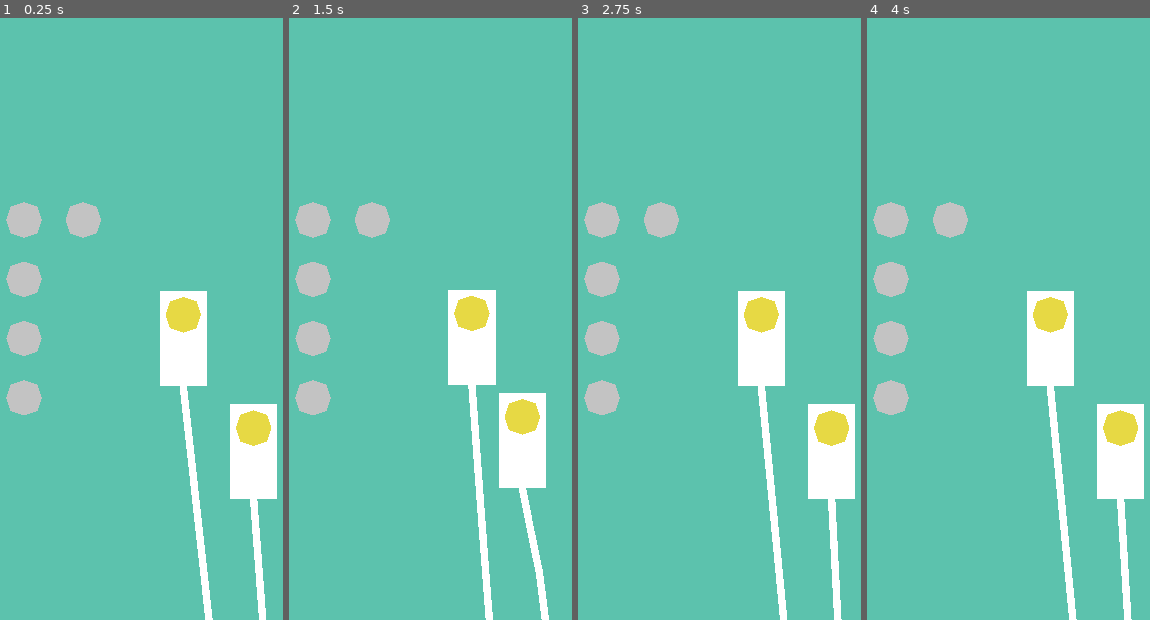
Above: before the commit, frames 1-4 (left to right).
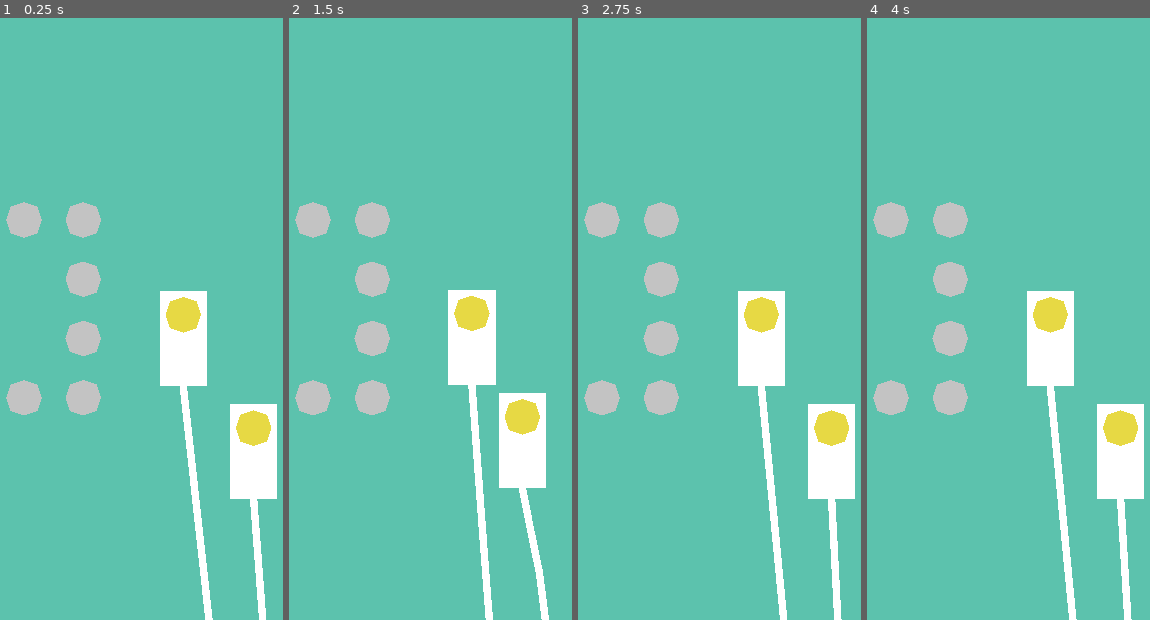
Above: after the commit, the same moments.

Repository: unSAME-Studio/ProjectOutlet
Game: Godot game, scene res://scenes/Main.tscn
Same seed, same stepped clock (60 frames per second), same inputs: the game is played once before the commit and once after it.
Inputs (mouse positions are in pixels of both pictures, inside the frame that each line leads up to):
- Up to frame 1 (0.25 s): no input
- Up to frame 2 (1.5 s): tap Enter at 0.5 s; drag from (472, 337) to (393, 42) at 0.52 s; drag from (543, 451) to (467, 319) at 1.27 s
- Up to frame 3 (2.75 s): move the mouse to (682, 42) at 2.02 s; press the mouse at (682, 42) at 2.03 s
- Up to frame 4 (4 s): release the mouse at (971, 42) at 2.75 s; drag from (outside the picture) to (1121, 451) at 2.77 s; tap Space at 3.5 s; move the mouse to (1130, 337) at 3.52 s; press the mouse at (1130, 337) at 3.53 s

The runs differ from the first frame. In frame 1, 2.8% of the frame differs, in the area x 2-36%, y 40-66%; in frame 2, 2.8%; in frame 3, 2.8%; in frame 4, 2.8%.

Commit message:
Grid Structure Update

Diff:
--- a/objects/OutletGrid.gd
+++ b/objects/OutletGrid.gd
@@ -13,10 +13,13 @@
 	for r in range(Global.console.level.size()):
 		for c in range(Global.console.level[r].size()):
 
-			print("Current at %d x %d" % [c, r])
+			# check if slot is true
+			if Global.console.level[r][c] == 1:
 
-			# generate the grid
-			var o = outlet.instance()
-			o.grid_position = Vector2(c, r)
-			add_child(o)
-			o.set_position(Vector2(c * outlet_size, r * outlet_size))
+				print("Current at %d x %d" % [c, r])
+
+				# generate the grid
+				var o = outlet.instance()
+				o.grid_position = Vector2(c, r)
+				add_child(o)
+				o.set_position(Vector2(c * outlet_size, r * outlet_size))
--- a/scripts/console.gd
+++ b/scripts/console.gd
@@ -2,10 +2,10 @@
 
 
 var level = [
-			[0, 0],
-			[0],
-			[0],
-			[0]
+			[1, 1],
+			[0, 1],
+			[0, 1],
+			[1, 1]
 			]
 
 var avaliable_plugs = {}
